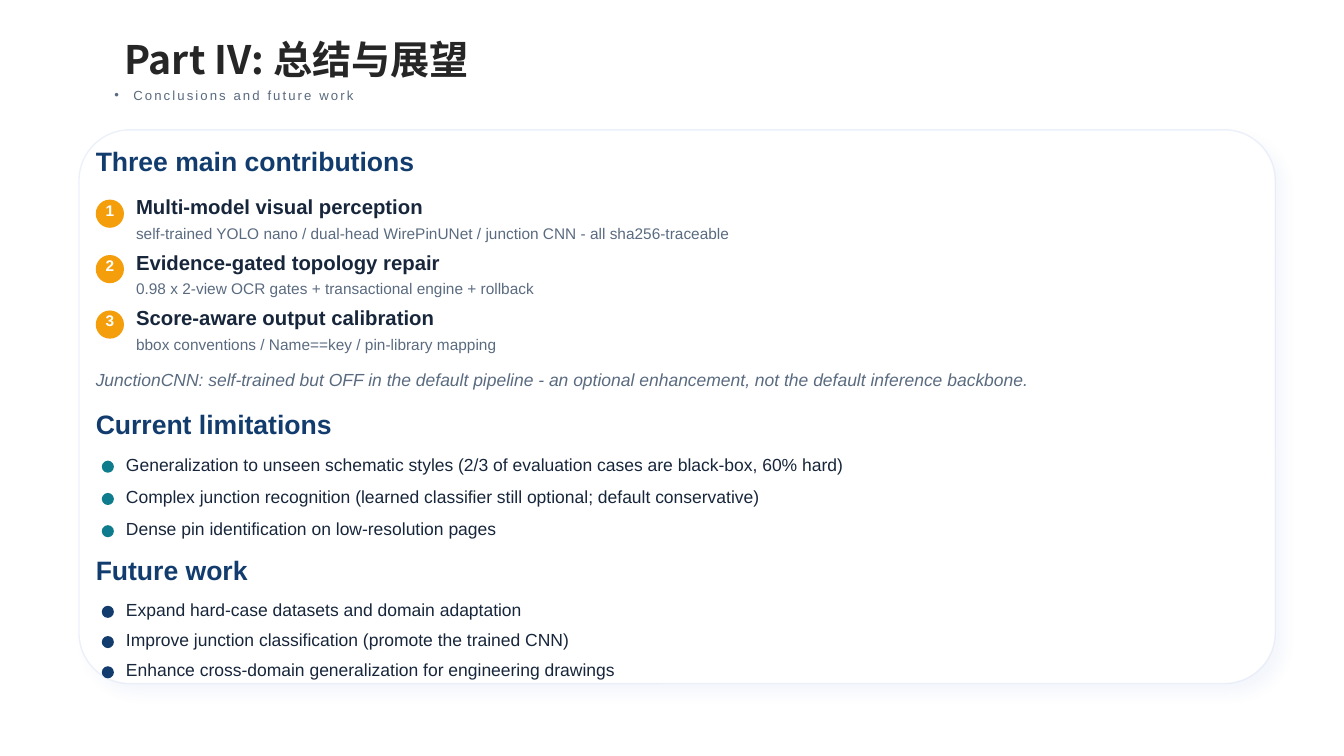
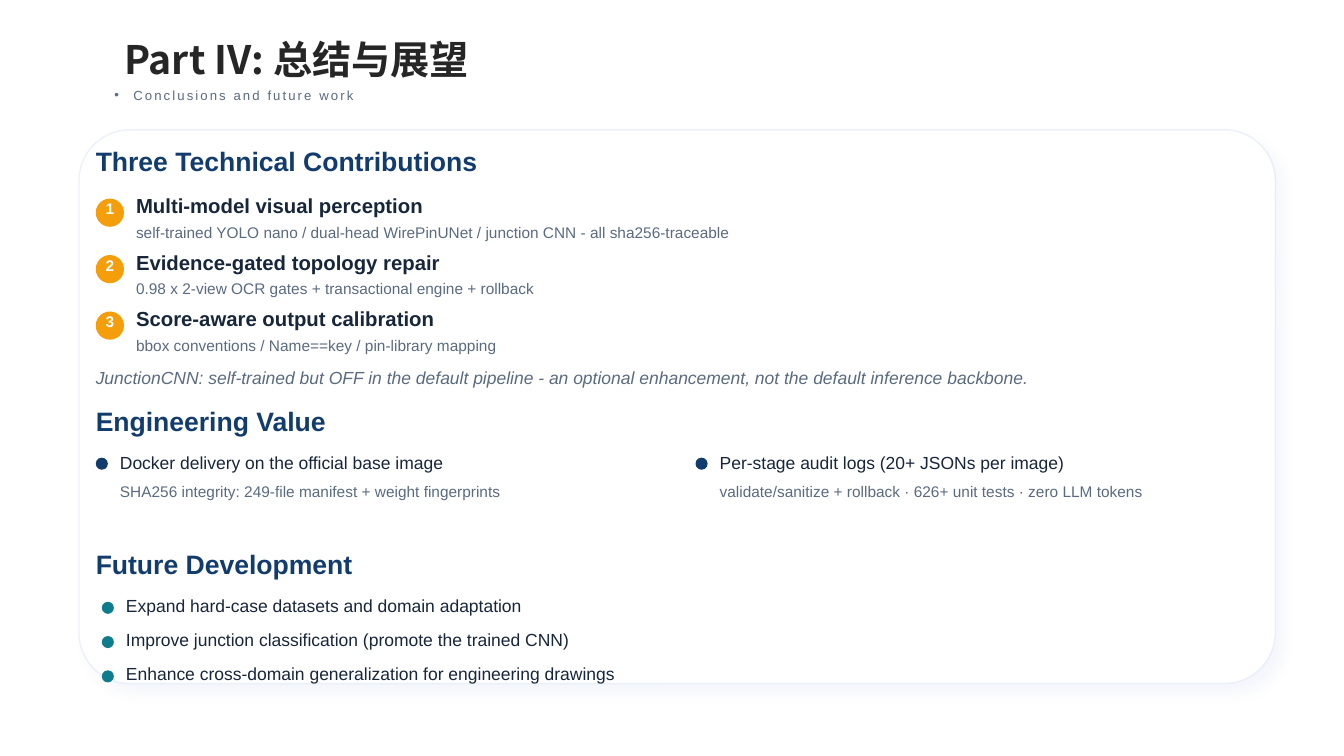
Before and after one commit to zc-cc1/pcb-schematic-parser, a slide deck: slide 12 of docs/eda_final_defense/slides/EDA精英挑战赛_决赛答辩_官方模板版.pptx. Drawn at 1344x756 pixels with LibreOffice and Linux fonts; fonts in the diff are those of the drawing; background and template pictures are left out. Boxes give left, top, right and bottom in pixels: in the first picture for what was removed or moved away, otherwise in the second. Text is boxed around its words. In the diff, an @@ line names an element or a change of style, - is before the commit and + after.

```diff
--- a/docs/eda_final_defense/slides/EDA精英挑战赛_决赛答辩_官方模板版.pptx
+++ b/docs/eda_final_defense/slides/EDA精英挑战赛_决赛答辩_官方模板版.pptx
@@ text at (x1=96, y1=151, x2=477, y2=172): text changed @@
-Three main contributions
+Three Technical Contributions
@@ text at (x1=96, y1=411, x2=325, y2=437): text changed @@
-Current limitations
+Engineering Value
@@ ellipse moved from (x1=102, y1=461, x2=114, y2=473) to (x1=96, y1=458, x2=108, y2=470) @@
@@ ellipse at (x1=96, y1=458, x2=108, y2=470): fill #0E7C8C to #123C6D @@
@@ text at (x1=120, y1=456, x2=443, y2=473): text changed @@
-Generalization to unseen schematic styles (2/3 of evaluation cases are black-box, 60% hard)
+Docker delivery on the official base image
@@ ellipse at (x1=696, y1=458, x2=708, y2=470): fill #0E7C8C to #123C6D @@
@@ ellipse moved from (x1=102, y1=525, x2=114, y2=537) to (x1=696, y1=458, x2=708, y2=470) @@
@@ text added at (x1=720, y1=456, x2=1064, y2=473), 12.5 pt, text #17263B @@
+Per-stage audit logs (20+ JSONs per image)
@@ ellipse removed at (x1=102, y1=493, x2=114, y2=505) @@
@@ text at (x1=120, y1=486, x2=500, y2=500): text changed; size 12.5 to 11 pt; text colour #17263B to #5A6B80 @@
-Complex junction recognition (learned classifier still optional; default conservative)
+SHA256 integrity: 249-file manifest + weight fingerprints
@@ text added at (x1=720, y1=486, x2=1142, y2=497), 11 pt, text #5A6B80 @@
+validate/sanitize + rollback · 626+ unit tests · zero LLM tokens
@@ text removed at (x1=126, y1=522, x2=497, y2=539) @@
-Dense pin identification on low-resolution pages
@@ text at (x1=96, y1=554, x2=353, y2=580): text changed @@
-Future work
+Future Development
@@ text "Expand hard-case datasets and domain ..." moved from (x1=126, y1=603, x2=522, y2=620) to (x1=126, y1=599, x2=522, y2=616) @@
@@ ellipse moved from (x1=102, y1=636, x2=114, y2=648) to (x1=102, y1=602, x2=114, y2=614) @@
@@ ellipse moved from (x1=102, y1=666, x2=114, y2=679) to (x1=102, y1=636, x2=114, y2=648) @@
@@ fill #123C6D to #0E7C8C in 3 elements at (x1=102, y1=636, x2=114, y2=648), (x1=102, y1=602, x2=114, y2=614), (x1=102, y1=670, x2=114, y2=683) @@
@@ ellipse moved from (x1=102, y1=606, x2=114, y2=618) to (x1=102, y1=670, x2=114, y2=683) @@
@@ text "Enhance cross-domain generalization for engineering ..." moved from (x1=126, y1=663, x2=615, y2=680) to (x1=126, y1=667, x2=615, y2=684) @@
```
Also in this commit, not shown: 15 other slides changed, 31 other files.
